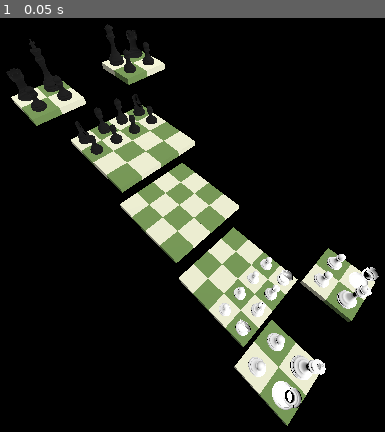
Above: before the commit, frame 1.
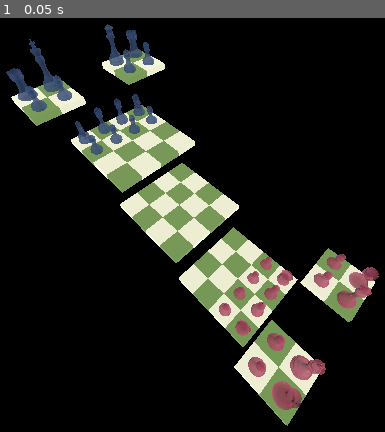
Above: after the commit, the same moment.

Repository: alexbadia1/Chess3D
Game: Godot game, scene res://board.tscn
Same seed, same stepped clock (60 frames per second), same inputs: the game is played once before the commit and once after it.
Inputs:
- Up to frame 1 (0.05 s): no input

The runs differ from the first frame. In frame 1, 5.4% of the frame differs, in the area x 1-99%, y 1-99%.

Commit message:
blue and black pieces

Diff:
--- a/3d-chess/board.tscn
+++ b/3d-chess/board.tscn
@@ -12,10 +12,13 @@
 [ext_resource type="PackedScene" uid="uid://dvr85xveaf5t8" path="res://pieces/bishop.glb" id="7_25h0j"]
 [ext_resource type="Script" path="res://scripts/themelight.gd" id="11_oeb15"]
 
-[sub_resource type="Environment" id="Environment_5ipgd"]
-background_mode = 1
-ssil_enabled = true
-sdfgi_enabled = true
+[sub_resource type="Sky" id="Sky_4n1df"]
+
+[sub_resource type="Environment" id="Environment_hv4sp"]
+background_mode = 2
+sky = SubResource("Sky_4n1df")
+ambient_light_source = 3
+ambient_light_color = Color(1, 1, 1, 1)
 
 [node name="Node3D" type="Node3D"]
 
@@ -408,11 +411,17 @@
 transform = Transform3D(-0.695913, 0.596054, -0.400531, 0, 0.557745, 0.830012, 0.718126, 0.577616, -0.388142, -6.745, 9.17, -3.515)
 fov = 87.0
 
+[node name="WorldEnvironment" type="WorldEnvironment" parent="."]
+environment = SubResource("Environment_hv4sp")
+
 [node name="DirectionalLight3D" type="DirectionalLight3D" parent="."]
-transform = Transform3D(1, 0, 0, 0, -0.0104718, 0.999945, 0, -0.999945, -0.0104718, -7.079, 4.28, -0.255)
-
-[node name="WorldEnvironment" type="WorldEnvironment" parent="."]
-environment = SubResource("Environment_5ipgd")
+transform = Transform3D(1, 0, 0, 0, -4.37114e-08, 1, 0, -1, -4.37114e-08, 3, 13, 0)
 
 [node name="DirectionalLight3D2" type="DirectionalLight3D" parent="."]
-transform = Transform3D(0.121869, 0.291849, -0.948669, 0, -0.955793, -0.29404, -0.992546, 0.0358345, -0.116482, -14.079, -0.72, -0.255)
+transform = Transform3D(-4.37114e-08, 0, -1, 0, 1, 0, 1, 0, -4.37114e-08, -25, 2, 0)
+
+[node name="DirectionalLight3D3" type="DirectionalLight3D" parent="."]
+transform = Transform3D(-1, 0, -8.74228e-08, 0, 1, 0, 8.74228e-08, 0, -1, 3, -4, -33)
+
+[node name="DirectionalLight3D3" type="DirectionalLight3D" parent="DirectionalLight3D3"]
+transform = Transform3D(-1, 0, -8.74228e-08, 0, 1, 0, 8.74228e-08, 0, -1, 3, 4, -65)
--- a/3d-chess/materials/dark.tres
+++ b/3d-chess/materials/dark.tres
@@ -1,4 +1,5 @@
 [gd_resource type="StandardMaterial3D" format=3 uid="uid://dwhbb67fen1j5"]
 
 [resource]
-albedo_color = Color(0, 0, 0, 1)
+transparency = 1
+albedo_color = Color(0.113725, 0.2, 0.345098, 0.843137)
--- a/3d-chess/materials/light.tres
+++ b/3d-chess/materials/light.tres
@@ -1,3 +1,6 @@
 [gd_resource type="StandardMaterial3D" format=3 uid="uid://dcm7kiahl5l5o"]
 
 [resource]
+transparency = 1
+albedo_color = Color(0.52549, 0.207843, 0.286275, 0.843137)
+emission = Color(0.52549, 0.207843, 0.286275, 1)
--- /dev/null
+++ b/3d-chess/materials/oak_veneer_01.tres
@@ -0,0 +1,13 @@
+[gd_resource type="StandardMaterial3D" load_steps=3 format=3 uid="uid://duyopbwly8dvb"]
+
+[ext_resource type="Texture2D" uid="uid://co7i1s7rfuxx6" path="res://materials/textures/oak_veneer_01_diff_4k.jpg" id="1_k45tv"]
+[ext_resource type="Texture2D" uid="uid://ck20a04kolyfe" path="res://materials/textures/oak_veneer_01_arm_4k.jpg" id="2_gejlc"]
+
+[resource]
+resource_name = "oak_veneer_01"
+cull_mode = 2
+albedo_texture = ExtResource("1_k45tv")
+metallic_texture = ExtResource("2_gejlc")
+metallic_texture_channel = 2
+roughness_texture = ExtResource("2_gejlc")
+roughness_texture_channel = 1
--- a/3d-chess/scripts/Board.gd
+++ b/3d-chess/scripts/Board.gd
@@ -36,8 +36,8 @@
 var _board = {
 	'a1_1': null,
 	'a2_1': null,
-	'a3_3': null,
-	'a4_3': null,
+	'a9_3': null,
+	'a10_3': null,
 
 	# B Rank
 	'b1_1': null,
@@ -106,8 +106,8 @@
 	# F
 	'f1_1': null,
 	'f2_1': null,
-	'f3_3': null,
-	'f4_3': null,
+	'f9_3': null,
+	'f10_3': null,
 }
 
 var PAWN_HOME_ROW = [
--- a/3d-chess/square_dark.tscn
+++ b/3d-chess/square_dark.tscn
@@ -5,12 +5,12 @@
 [sub_resource type="BoxShape3D" id="BoxShape3D_hlkx1"]
 
 [sub_resource type="StandardMaterial3D" id="StandardMaterial3D_m568p"]
-transparency = 1
 albedo_color = Color(0.45098, 0.584314, 0.321569, 1)
 emission = Color(1, 1, 0.2, 1)
 
 [sub_resource type="StandardMaterial3D" id="StandardMaterial3D_d14bb"]
-albedo_color = Color(0.188235, 0.180392, 0.168627, 1)
+transparency = 1
+albedo_color = Color(0, 0, 0, 0.392157)
 emission_enabled = true
 emission = Color(1, 1, 1, 1)
 emission_energy_multiplier = 0.1
@@ -29,7 +29,7 @@
 material = SubResource("StandardMaterial3D_m568p")
 
 [node name="HintSquare" type="CSGCylinder3D" parent="."]
-transform = Transform3D(0.5, 0, 0, 0, 0.05, 0, 0, 0, 0.5, 0, 0.0763203, 0)
+transform = Transform3D(0.4, 0, 0, 0, 0.01, 0, 0, 0, 0.4, 0, 0.135, 0)
 visible = false
 sides = 64
 material = SubResource("StandardMaterial3D_d14bb")
--- a/3d-chess/square_light.tscn
+++ b/3d-chess/square_light.tscn
@@ -4,12 +4,13 @@
 
 [sub_resource type="BoxShape3D" id="BoxShape3D_33yil"]
 
-[sub_resource type="StandardMaterial3D" id="StandardMaterial3D_fsl6n"]
+[sub_resource type="StandardMaterial3D" id="StandardMaterial3D_5vnhn"]
 albedo_color = Color(0.921569, 0.92549, 0.815686, 1)
 emission = Color(1, 1, 0.2, 1)
 
 [sub_resource type="StandardMaterial3D" id="StandardMaterial3D_uvaky"]
-albedo_color = Color(0.188235, 0.180392, 0.168627, 1)
+transparency = 1
+albedo_color = Color(0, 0, 0, 0.392157)
 emission_enabled = true
 emission = Color(1, 1, 1, 1)
 emission_energy_multiplier = 0.1
@@ -25,10 +26,10 @@
 [node name="ColorSquare" type="CSGBox3D" parent="."]
 cast_shadow = 0
 size = Vector3(1, 0.25, 1)
-material = SubResource("StandardMaterial3D_fsl6n")
+material = SubResource("StandardMaterial3D_5vnhn")
 
 [node name="HintSquare" type="CSGCylinder3D" parent="."]
-transform = Transform3D(0.5, 0, 0, 0, 0.05, 0, 0, 0, 0.5, 0, 0.0766077, 0)
+transform = Transform3D(0.4, 0, 0, 0, 0.01, 0, 0, 0, 0.4, 0, 0.135, 0)
 visible = false
 sides = 64
 material = SubResource("StandardMaterial3D_uvaky")
Not shown: 1 places in 3d-chess/board.tscn that only renumber resources
Not shown, added: 3d-chess/materials/oak_veneer_01_4k.gltf
Not shown, added: 3d-chess/materials/oak_veneer_01_4k.gltf.import
Not shown, added: 3d-chess/materials/textures/oak_veneer_01_arm_4k.jpg.import
Not shown, added: 3d-chess/materials/textures/oak_veneer_01_diff_4k.jpg.import
Not shown, added: 3d-chess/materials/textures/oak_veneer_01_arm_4k.jpg
Not shown, added: 3d-chess/materials/textures/oak_veneer_01_diff_4k.jpg
